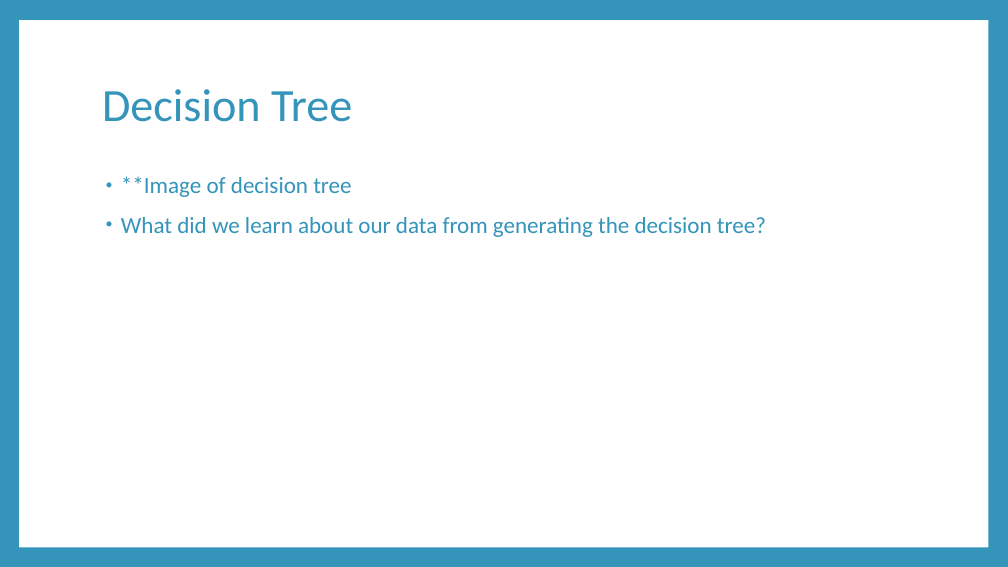
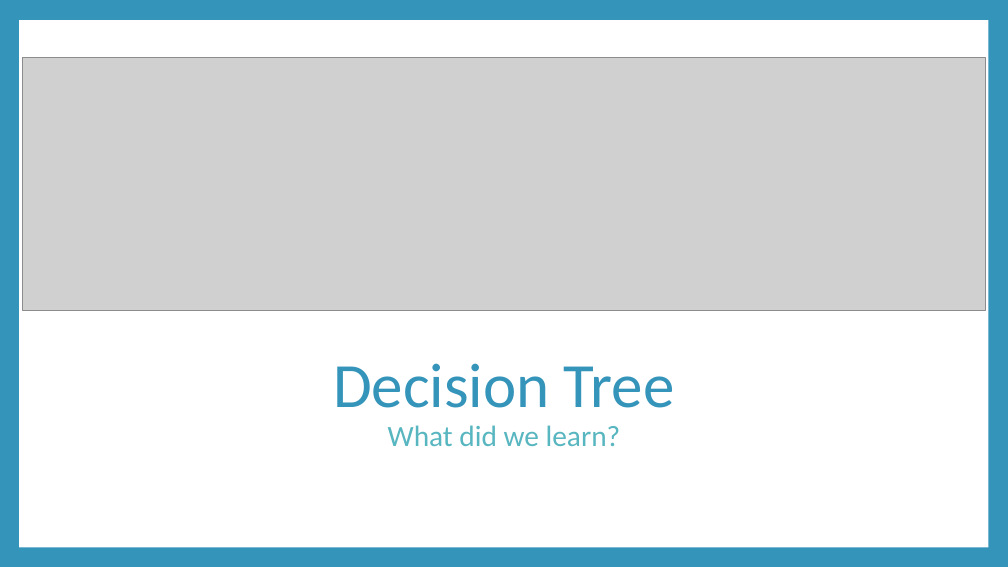
Before and after one commit to petersmyers/Project3byDefault, a slide deck: slide 5 of Project 3 Presentation.pptx (slide 6 before the commit). Drawn at 1008x567 pixels with LibreOffice and Linux fonts; fonts in the diff are those of the drawing; grey boxes stand for pictures. Boxes give left, top, right and bottom in pixels: in the first picture for what was removed or moved away, otherwise in the second. Text is boxed around its words. In the diff, an @@ line names an element or a change of style, - is before the commit and + after.

```diff
--- a/Project 3 Presentation.pptx
+++ b/Project 3 Presentation.pptx
@@ picture added at (23,57,985,310) @@
@@ text removed at (121,176,766,237) @@
-• **Image of decision tree
-• What did we learn about our data from generating the decision tree?
@@ title at (333,363,675,446): text changed; size 44 to 28 pt; text colour #3494BA to #58B6C0 @@
-Decision Tree
+Decision Tree
+What did we learn?
```
Also in this commit, not shown: 4 other slides changed, 4 slides added, 4 slides removed.
